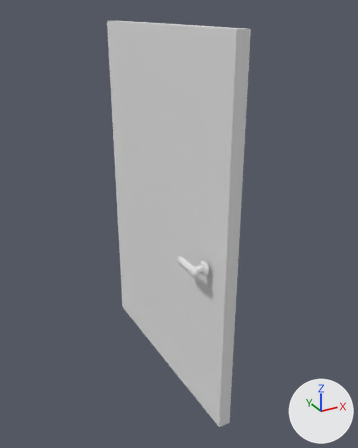
Renders of the FBX model Esc/Assets/Level_01/Blender FXB Files/Door.fbx from each side of a commit.
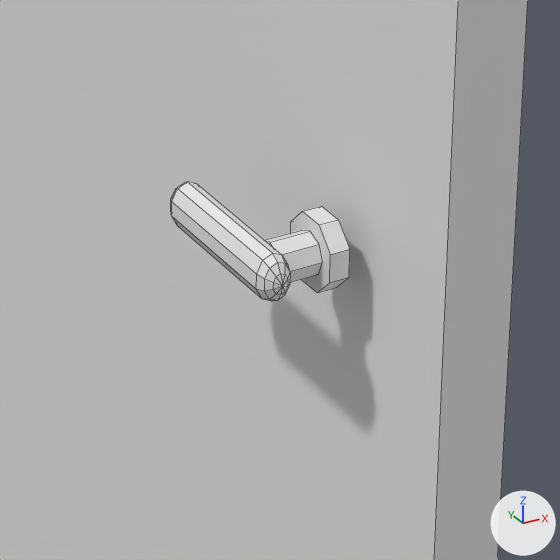
Old and new are each drawn whole from a 50 mm camera at (-0.897, -1.746, 0.81) aimed at (0.038, -0.047, -0.04) and again close up on the part from 41% to 69% of the width and 50% to 72% of the height. The lights are fixed; the arrows at lower right show +X, +Y and +Z. The close-ups show mesh edges as thin lines. Where no turn or scale is listed for an object, it has been applied to the vertices.

Names of what the first close-up shows: 'Door', 'Door Handle'.
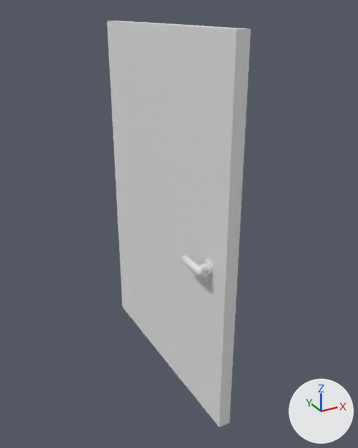
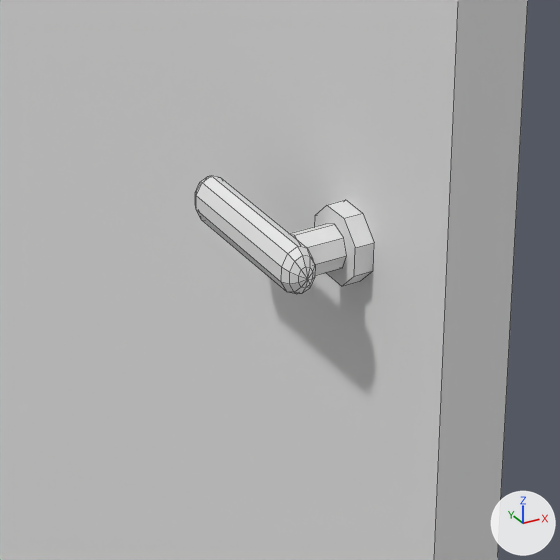
Where the change shows, as pixel boxes (x1, y1, x2, y2) in the close-ups (560 x 560 px):
'Door Handle', moved
    before: (171, 182, 350, 301)
    after: (195, 176, 373, 294)

Patch to the scene script:
```diff
--- a/Esc/Assets/Level_01/Blender FXB Files/Door.fbx.py
+++ b/Esc/Assets/Level_01/Blender FXB Files/Door.fbx.py
@@ ob_door_handle @@
 ob_door_handle = bpy.data.objects.new('Door Handle', me_cylinder_001)
-ob_door_handle.location = (-0.0512, -0.3938, -0.0644)
+ob_door_handle.location = (-0.033, -0.3938, -0.0644)
```
